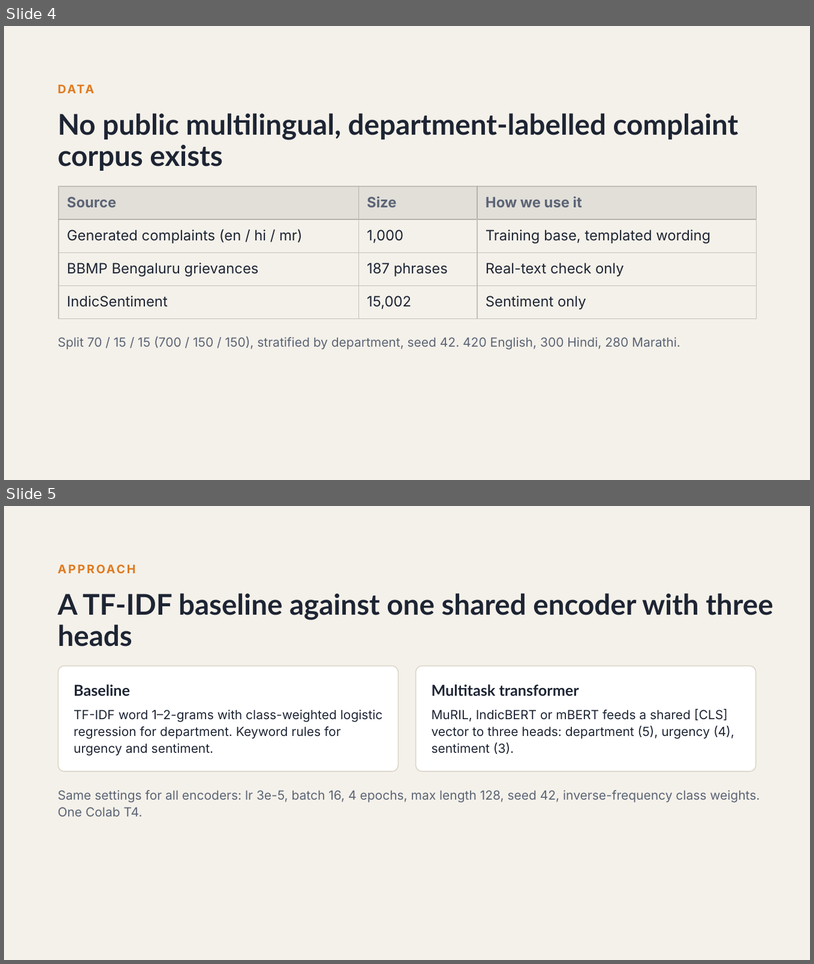
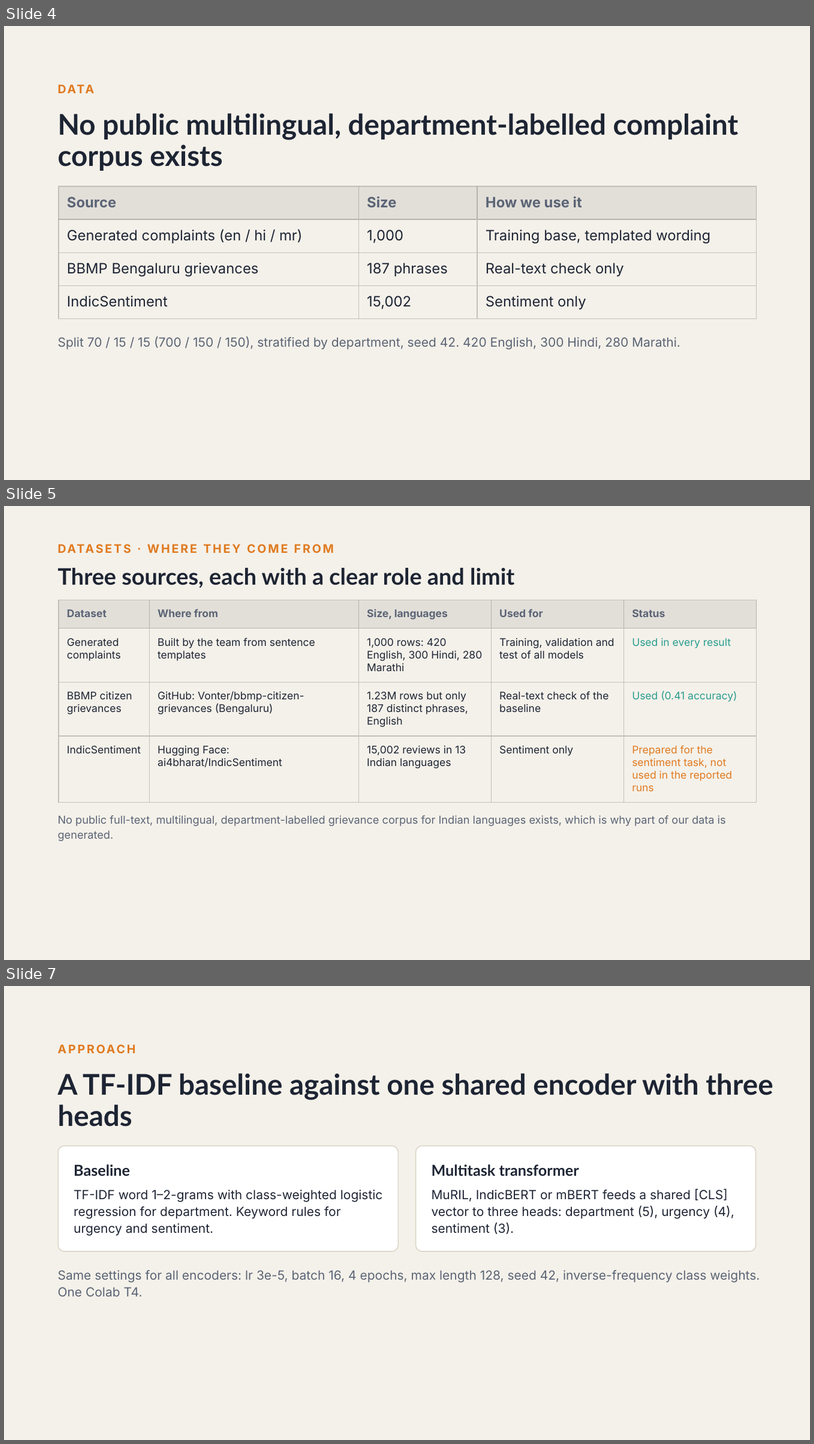
Before and after one commit to sam131725/public_grievenes, a slide deck: docs/slides/P8_Mid-term_Review.pptx. Shown one above the other, each under a label of ours: slides 4 and 5 before the commit, slides 4, 5 and 7 after it; the slides between them are not shown. The pictures are 814x964 and 814x1444 pixels, drawn with LibreOffice and Linux fonts; fonts in the diff are those of the drawing. Boxes give left, top, right and bottom in pixels: in the first picture for what was removed or moved away, otherwise in the second. Text is boxed around its words. In the diff, an @@ line names an element or a change of style, - is before the commit and + after.

```diff
--- a/docs/slides/P8_Mid-term_Review.pptx
+++ b/docs/slides/P8_Mid-term_Review.pptx
@@ slide 5 added at <box>4,506,810,960</box>, background #F4F1EA @@
@@ text added at <box>58,540,778,558</box>, 14 pt, text #E07A1F, bold @@
+DATASETS · WHERE THEY COME FROM
@@ title added at <box>58,568,515,588</box>, 27 pt, text #1D2433, bold @@
+Three sources, each with a clear role and limit
@@ table added at <box>59,600,756,802</box>, 4 rows, 5 columns @@
+Dataset | Where from | Size, languages | Used for | Status
+Generated complaints | Built by the team from sentence templates | 1,000 rows: 420 English, 300 Hindi, 280 Marathi | Training, validation and test of all models | Used in every result
+BBMP citizen grievances | GitHub: Vonter/bbmp-citizen-grievances (Bengaluru) | 1.23M rows but only 187 distinct phrases, English | Real-text check of the baseline | Used (0.41 accuracy)
+IndicSentiment | Hugging Face: ai4bharat/IndicSentiment | 15,002 reviews in 13 Indian languages | Sentiment only | Prepared for the sentiment task, not used in the reported runs
@@ text added at <box>58,815,726,841</box>, 13 pt, text #5B6475 @@
+No public full-text, multilingual, department-labelled grievance corpus for Indian languages exists, which is why part of our data is generated.
@@ what was slide 5 is now slide 7 @@
```
Also in this commit, not shown: 4 slides changed, 2 other slides added, 2 slides removed.
